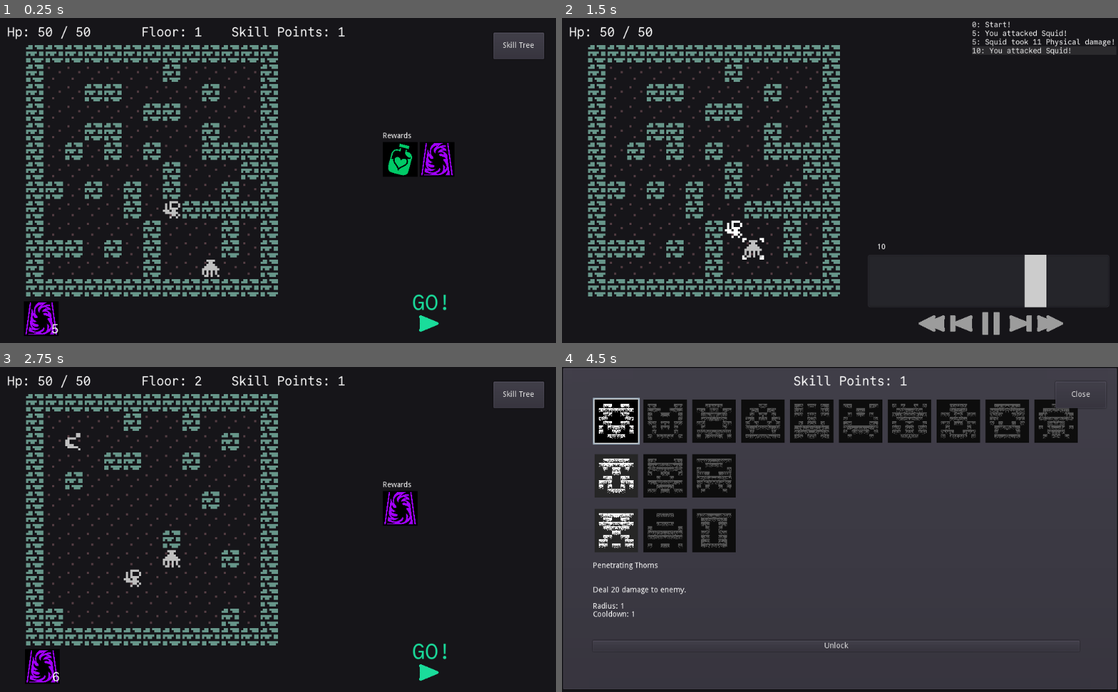
Above: before the commit, frames 1-4 (two rows, left to right).
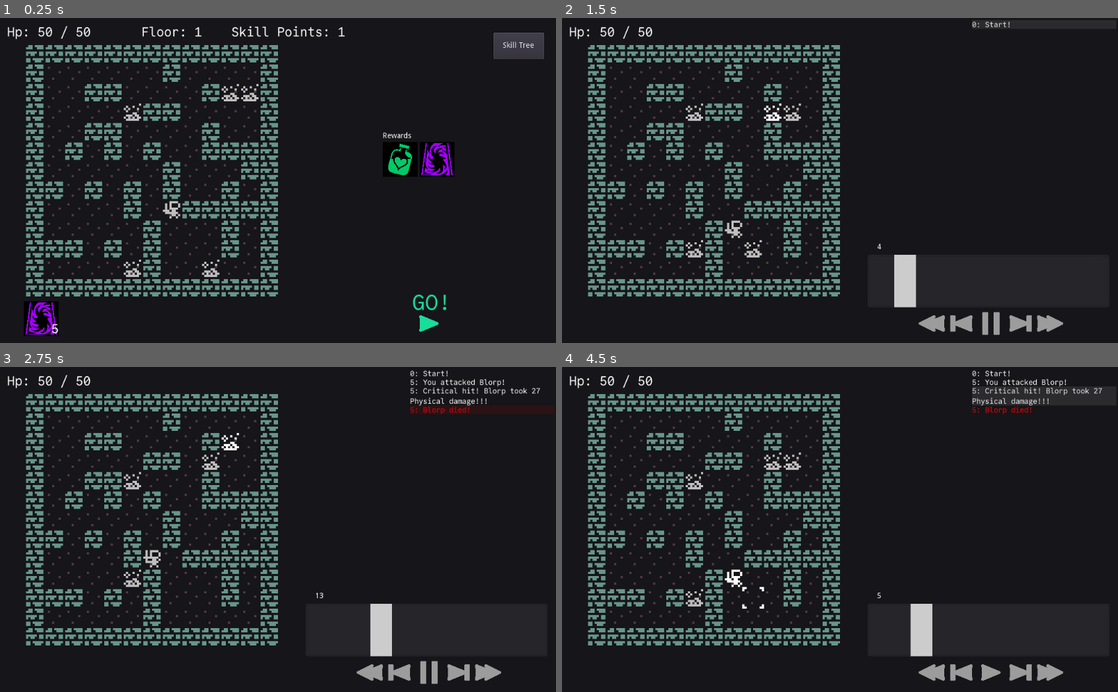
Above: after the commit, the same moments.

Repository: redxaxder/7DRL2024
Game: Godot game, scene res://main.tscn
The game is run twice, just before and just after one commit, with the same random seed, the same clock (stepped at 60 frames per second) and the same inputs.
Inputs (mouse positions are in pixels of both pictures, inside the frame that each line leads up to):
- Up to frame 1 (0.25 s): no input
- Up to frame 2 (1.5 s): click (990, 317) at 0.5 s; move the mouse to (840, 180) at 1.27 s; hold D (right) from 1.28 s (still down); hold Space (toggle) from 1.28 s (still down); click (840, 180) at 1.42 s
- Up to frame 3 (2.75 s): release D (right) at 2 s; release Space (toggle) at 2 s; click (528, 672) at 2 s, where only the run before the commit has a clickable "DONE"
- Up to frame 4 (4.5 s): click (1045, 373) at 2.77 s; click (1079, 396) at 3.5 s, where only the run before the commit has a clickable "Skill Tree"; click (617, 422) at 4.27 s

The runs differ from the first frame. In frame 1, 0.4% of the frame differs, in the area x 22-47%, y 20-80%; in frame 2, 2.4%; in frame 3, 9.3%; in frame 4, 82%, in the area x 0-100%, y 0-100%.

Commit message:
use spawn tables

Diff:
--- a/data/actor_types.gd
+++ b/data/actor_types.gd
@@ -46,6 +46,10 @@
 		"base": [10, 10, 10, 10, 10, 10],
 		Stat.Kind.Health: 30,
 		 },
+	Type.Gazer: {
+		"base": [30,30,30,30,30,30],
+		"attack": Elements.Kind.Ice,
+		},
 	Type.Wolf: {
 		"base": [15, 12, 8, 5, 12, 10],
 		Stat.Kind.FireResist: -50,
@@ -62,7 +66,9 @@
 	Type.Snake: {
 		"base": [2, 8, 16, 8, 20, 15], # ironically snakes have incredible footwork
 		"attack": Elements.Kind.Poison,
-		Stat.Kind.PhysicalResist: -20,
+		Stat.Kind.PhysicalResist: -80,
+		Stat.Kind.Crit: 200,
+		Stat.Kind.Damage: -5,
 		},
 	Type.Crab: {
 		"base": [12, 2, 15, 5, 15, 1],
@@ -72,15 +78,16 @@
 	Type.Shrine: {
 		"base": [1, 1, 1, 1, 1, 1],
 		Stat.Kind.Health: 48, # 50 total
-		Stat.Kind.Speed: 8, # 10 total
-	}
+	},
+	Type.BigShrine: {
+		"base": [1, 1, 1, 1, 1, 1],
+		Stat.Kind.Health: 98, # 100 total
+	},
+	Type.Goblin: {
+		"base": [1,1,1,1,1,1],
+		Stat.Kind.Speed: 100
+	},
 }
-
-# spawn table TODO, imp goblin gazer
- #move stuff medium once we have scaling and harder stuff
-const SPAWN_EASY = [Type.Blorp, Type.Snake]
-const SPAWN_MEDIUM = [Type.Crab, Type.Squid]
-const SPAWN_HARD = [Type.Wolf]
 
 static func default_stats() -> Array:
 #	push_warning("using stub stats. should probably put in real ones")
@@ -156,8 +163,28 @@
 		"radius": 100,
 		"power": 10,
 		"targets": SkillsCore.Target.Allies,
-		"cooldown_time": 1000,
+		"cooldown_time": 100000,
 	})
 	shrine.name = Stat.NAME[stat] + " Shrine"
 	shrine.append_ability(shrine_spell)
+	shrine.inert = true
 	return shrine
+
+static func create_big_shrine(stat: int) -> CombatEntity:
+	var shrine = create_unit(Type.BigShrine, Constants.ENEMY_FACTION)
+	var big_shrine_spell = SkillTree.build_ability({
+		"label": Stat.NAME[stat] + " Buff",
+		"ability_range": 0,
+		"trigger": SkillsCore.Trigger.Automatic,
+		"filter": Activation.Filter.Death,
+		"effect_type": SkillsCore.EffectType.StatBuff,
+		"mod_stat": stat,
+		"radius": 100,
+		"power": 5,
+		"targets": SkillsCore.Target.Allies,
+		"cooldown_time": 1,
+	})
+	shrine.name = "Greater " + Stat.NAME[stat] + " Shrine"
+	shrine.append_ability(big_shrine_spell)
+	shrine.inert = true
+	return shrine
--- a/data/combat_model/CombatEntity.gd
+++ b/data/combat_model/CombatEntity.gd
@@ -16,6 +16,7 @@
 var last_used_time: Dictionary = {}
 var name: String
 var element: int = Elements.Kind.Physical
+var inert: bool = false
 
 # stats that do
 var cur_hp: int
--- a/data/encounter/EncounterDriver.gd
+++ b/data/encounter/EncounterDriver.gd
@@ -38,7 +38,8 @@
 	map = p_map
 
 	for actor in cur_state.actors:
-		queue.insert(actor, actor.time_spent)
+		if !actor.get("inert"):
+			queue.insert(actor, actor.time_spent)
 
 	history.add_state(DataUtil.deep_dup(cur_state))
 
--- a/main.gd
+++ b/main.gd
@@ -68,7 +68,7 @@
 
 func _process(delta):
 	if driver != null and driver.started and !driver.done:
-		for _i in 50:
+		for _i in 20:
 			if !driver.tick(): break
 
 func update_skill_points():
@@ -201,23 +201,26 @@
 	player.cur_hp = player_hp
 	state.add_actor(player, passable.pop_back().loc)
 
-	var spawns = min(randi() % 2, randi() % 5) + 1
+	var weights = []
+	weights.resize(encounters.size())
+	for i in encounters.size():
+		var w = max(0, encounters[i].weight + encounters[i].weight_scaling * progress)
+		weights[i] = w
+	var e = encounters[roll_weighted_table(weights)]
+	var spawns = e.min + (randi() % (1 + e.max - e.min))
 	for _i in spawns:
-		#TODO: maybe get harder spawns more often with high progress
-		var spawn_category = roll_weighted_table([0.5,0.3, 0.2])
-		var spawn_class
-		match spawn_category:
-			0: spawn_class = Actor.SPAWN_EASY
-			1: spawn_class = Actor.SPAWN_MEDIUM
-			2: spawn_class = Actor.SPAWN_HARD
-		var spawn = spawn_class[randi() % spawn_class.size() - 1]
+		if passable.size() == 0: break
+		var spawn = e.units[randi() % e.units.size()]
 		state.add_actor(Actor.create_unit(spawn, Constants.ENEMY_FACTION), passable.pop_back().loc)
 
 	var max_shrines = 1 + int(progress / 5)
 	var num_shrines = min(randi() % (max_shrines + 1),randi() % (max_shrines + 1))
 	for _i in num_shrines:
+		if passable.size() == 0: break
 		var shrine_stat = Actor.SHRINE_TYPES[randi() % Actor.SHRINE_TYPES.size()]
-		state.add_actor(Actor.create_shrine(shrine_stat), passable.pop_back().loc)
+		var shrine = Actor.create_shrine(shrine_stat) if (randf() < 0.8) else \
+					Actor.create_big_shrine(shrine_stat)
+		state.add_actor(shrine, passable.pop_back().loc)
 
 	next_encounter_base_state = state
 	gonogo = true
@@ -226,8 +229,58 @@
 	update_preview()
 	update_outcome()
 
+
+var encounters = [
+	{	"weight": 100, # how frequent it is in early game
+		"weight_scaling": 0, # how frequent it is in late game
+		"min": 1,
+		"max": 6,
+		"units": [Actor.Type.Blorp]
+	},
+	{	"weight": 100,
+		"weight_scaling": -1,
+		"min": 1,
+		"max": 2,
+		"units": [Actor.Type.Wolf]
+	},
+	{	"weight": 0,
+		"weight_scaling": 1,
+		"min": 1,
+		"max": 2,
+		"units": [Actor.Type.Wolf]
+	},
+	{	"weight": 0,
+		"weight_scaling": 2,
+		"min": 3,
+		"max": 7,
+		"units": [Actor.Type.Wolf]
+	},
+	{	"weight": 50,
+		"weight_scaling": 0,
+		"min": 1,
+		"max": 6,
+		"units": [Actor.Type.Goblin]
+	},
+	{	"weight": 0,
+		"weight_scaling": 3,
+		"min": 6,
+		"max": 15,
+		"units": [Actor.Type.Goblin]
+	},
+	{	"weight": 100,
+		"weight_scaling": 0,
+		"min": 1,
+		"max": 6,
+		"units": [Actor.Type.Blorp, Actor.Type.Snake, Actor.Type.Goblin, Actor.Type.Squid],
+	},
+]
+
+
 func roll_weighted_table(table: Array) -> int:
-	var roll = randf()
+	var total_weight = 0
+	for t in table:
+		total_weight += t
+	var roll = randf() * total_weight
 	var accum = 0
 	var i = 0
 	var n = table.size() - 1
